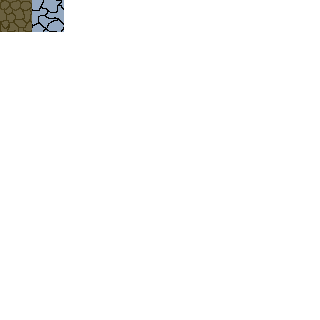
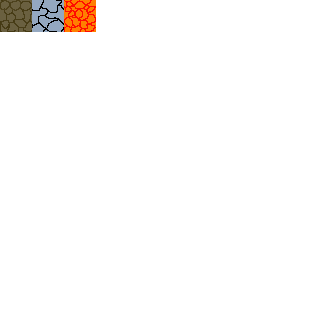
Layered file, before and after one edit (320×320). Changes by layer:
added layer "Layer 3" above "Layer 2" over left=64, top=0, right=96, bottom=32
